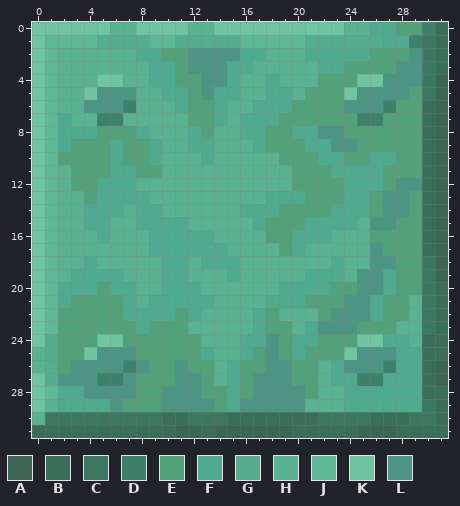
Two states of a pixel-art sprite, textures/blocks/oxidized_copper.png. That is the earlier state.
The file is 32x32 pixels.
Palette (. is transparent): A #3b6655  B #396e59  C #3b7761  D #3e816b  E #53a178  F #4fab90  G #56ac8f  H #59b292  J #5fb998  K #6ec59f  L #4c9484
Pixels before, first column x 0:
 0 KKKKKKHHKKKKHHKKKKKKKKKKHHFFEEDB
 1 KJJJJGGGGJJGGGGGJJJJJGGGGGGFFDCB
 2 KJHHHHHHFFEELLLLFFHHHFFFFFEEELCB
 3 KJHHHHHHHFFELLLFFHHHHHFFEEEELLCB
 4 KJHHHKKHHFFEELLFHHFHHHEEEKKLLLCA
 5 KJHHKLLLHHFFELFFHHFFHEEEKLLLLECA
 6 KJHHLLLDHHHFEEFHHFFFEEEELLLDEEBA
 7 KJFHHDDHHHHHEEFHFFFEEEEEEDDEEEBA
 8 KJFFFEEEFHHHFEHHFFEEFFLLEEEEEEBA
 9 KJFEEEFEEFHHFFHHHFEEEFFLLEEEEEBA
10 KJEEEEFEEFHHHFHHHHHEEEFFEEFFEEBA
11 KJHEEEFFEEHHHHHHHHHHEEEFFFFEEEBA
12 KJHEEFFFHHHHHHHHHHHHEEEEFFFELLBA
13 KJHHEFFFFHHHHHHHHHFFFEEEFFELLEBA
14 KJHHFFFHFFHHHHHHFFFEEEEFFFELLEBA
15 KJHHFFHHFFFFHHHHHFEEEFFFFHLLEEBA
16 KJHHHFHHHFFFFFHHHHEEFFFHHHEEEEBA
17 KJHHHHHHHFFFFFFHHHHEFHHHHHLEEEBA
18 KJHHFHHHHHFFHFFFHHHHHHHFHHLLEECA
19 KJHFFFFHHHFFHHHFHHHHHFFFHLLFEECA
20 KJFFFEFFHHFFFHHHHHHFFFFEELLFEECB
21 KJFEEEEFHFFFFFHHHHFFFEEELLFEEHCB
22 KJEEEEEFFFFEFHHHHFEHHHELLLFEEHCB
23 KJEEEEEEFEEEHHHHHFEEHFLLLEEEHHCB
24 KGEEEKKEEEEEEHHHFFLEFFEEEKKFFHBB
25 HGEEKLLLEEEEEFHHFELEFEEEKLLLFFBB
26 HGELLLLDLEELEEHFEELLEEHFLLLDFFBA
27 KGLLLDDLEEELLEHFELLLEEHFFDDFFFBA
28 KJFFLLLLEELLLEEFELLLLEHHFFFFFFBB
29 KHFFFFLEEELLLLEFLLLLLHHHFFFFFFCB
30 HCCCCCCCCCBBCCCBBBBBBBCCCCBBBCCB
31 BBBBBBBBBBBAABAAAAAABBBBBAAABBBB
After:
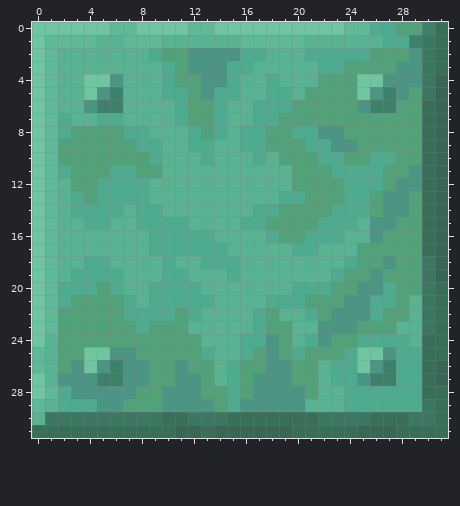
The edit:
Changed rows in their new state; - is an unchanged pixel.
first column x 0:
 0 ------JJ----JJ----------JJ----
 1 -----HHJJ-HHHHHH-----HHHHHH---
 2 --------H---------------------
 3 ---------H--------------------
 4 ----K-L--H--------------------
 5 ------DH----------------EK-D--
 6 -----DDH----------------E-D---
 7 -----FF----F----H--------EE---
 8 ---EE--F------F---------------
 9 --E---E-F-------F-------------
10 ------E----------F------------
11 --F--------------------------L
12 --------F---------------------
13 ---F--------------H-----------
14 ---F------------H-------------
15 ----------------F----E--------
16 -----H------------F-E--F--L---
17 -------------------H-F---EE---
18 -----F-----H-----------HFEE---
19 ---------------------HH-EE-E--
20 -------H-F---------H----------
21 ---------------------------F--
22 ---------------------F--------
23 ---------------------H--------
24 -H---EE-------------H-L--FF---
25 JH---K------------------FKK---
26 JH--K-DL----------------FK----
27 -H------L----------------L-D--
28 ---L--------------------------
29 J----L------------------------
Where, in picture pixels (left, top, right, bottom), the same in both pictures:
changed: (32, 22, 422, 412)
